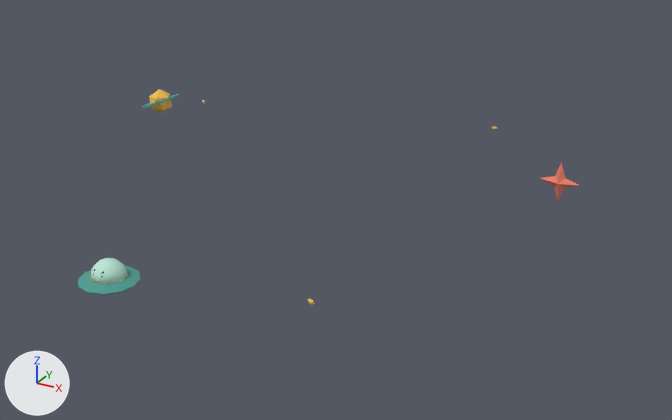
Renders of the glTF model public/models/effect-pocket-galaxy.glb from each side of a commit.
One viewpoint serves both versions: a 50 mm lens placed at (1.57, -2.53, 1.45), pointed at (0.21, -0.04, 0.21). Lighting does not change. The marker at lower left points along +X, +Y and +Z. The older version comes first. Where no turn or scale is listed for an object, it has been applied to the vertices. Vertices at exactly the same position are counted once.

Names of what the first picture shows: 'effect-pocket-galaxy_orbit_effect-pocket-galaxy__root_mesh'.
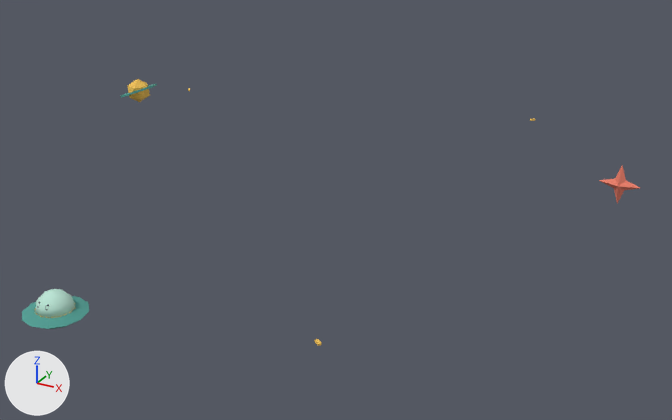
Boxes (x1, y1, x2, y2) around the edits, measured in the pictures (672 x 420 px; the box of a moved part takes in the faces that stretch with it):
'effect-pocket-galaxy_orbit_effect-pocket-galaxy__root_mesh', reshaped, moved (23% wider, 24% taller)
    before: (78, 89, 580, 305)
    after: (22, 79, 640, 346)
part 1 of me_pocket_coral_compass_star_019, moved or reshaped
    before: (78, 266, 141, 295)
    after: (22, 296, 89, 329)
part 2 of me_pocket_coral_compass_star_019, moved or reshaped
    before: (142, 94, 180, 109)
    after: (121, 84, 157, 98)
part 3 of me_pocket_coral_compass_star_019, moved or reshaped
    before: (149, 89, 172, 113)
    after: (127, 79, 150, 102)
part 4 of me_pocket_coral_compass_star_019, moved or reshaped
    before: (308, 299, 314, 305)
    after: (314, 339, 322, 346)
part 5 of me_pocket_coral_compass_star_019, moved or reshaped
    before: (90, 258, 127, 284)
    after: (35, 289, 75, 318)

The edits, one by one:
me_pocket_coral_compass_star_019 is used by ob_effect_pocket_galaxy_orbit_effect_pocket_galaxy__root_mesh; location (0.089, 0.037, 0.0).
me_pocket_coral_compass_star_019 had 206 vertices, 364 faces and spanned x -1.0..0.82, y -1.03..0.76, z 0.22..0.37.
me_pocket_coral_compass_star_019 now has 206 vertices, 364 faces and spans x -1.36..0.82, y -1.3..0.85, z 0.22..0.37.
me_pocket_coral_compass_star_019 part 1: the loose piece of 48 vertices spanning x -0.17..-0.01, y -1.03..-0.86, z 0.28..0.31 is moved by (-0.18, -0.27, 0.0).
me_pocket_coral_compass_star_019 part 2: the loose piece of 48 vertices spanning x -1.0..-0.84, y 0.24..0.4, z 0.29..0.36 is moved by (-0.36, 0.0, 0.0).
me_pocket_coral_compass_star_019 part 3: the loose piece of 12 vertices spanning x -0.97..-0.88, y 0.28..0.36, z 0.27..0.37 is moved by (-0.36, 0.0, 0.0).
me_pocket_coral_compass_star_019 part 4: the loose piece of 8 vertices spanning x 0.42..0.44, y -0.79..-0.77, z 0.29 is moved by (-0.07, -0.23, 0.0).
me_pocket_coral_compass_star_019 part 5: the loose piece of 48 vertices spanning x -0.14..-0.04, y -0.99..-0.9, z 0.31..0.35 is moved by (-0.18, -0.27, 0.0).
Other edits to the shape of me_pocket_coral_compass_star_019 do not show in these pictures.
Object 'effect-pocket-galaxy_orbit_effect-pocket-galaxy__root_mesh' (ob_effect_pocket_galaxy_orbit_effect_pocket_galaxy__root_mesh) moves from (0.089, 0.037, 0.0) to (0.269, 0.111, 0.0).
